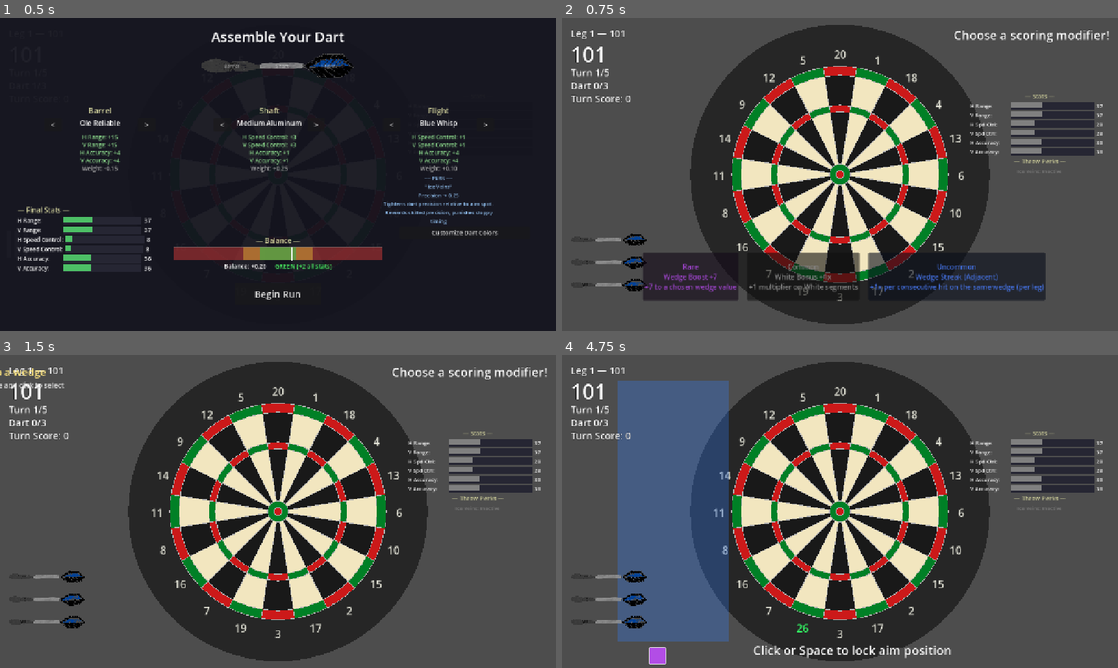
Above: before the commit, frames 1-4 (two rows, left to right).
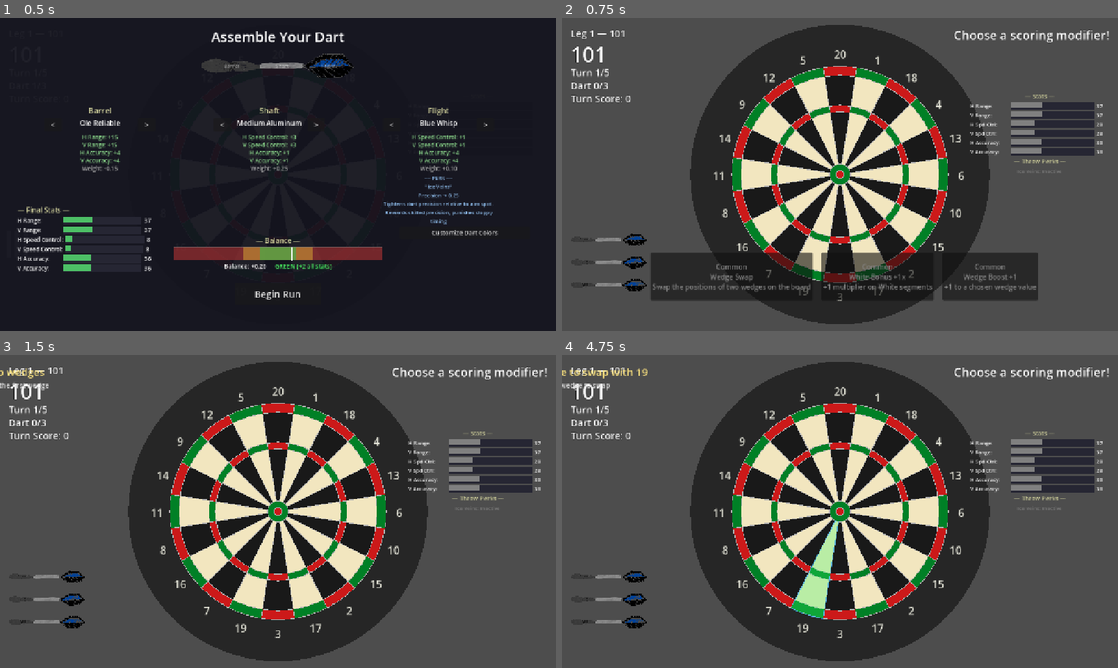
Above: after the commit, the same moments.

Repository: maxxBearr/darts-game
Game: Godot game, scene res://scenes/main.tscn
The game is run twice, just before and just after one commit, with the same random seed, the same clock (stepped at 60 frames per second) and the same inputs.
Inputs (mouse positions are in pixels of both pictures, inside the frame that each line leads up to):
- Up to frame 1 (0.5 s): no input
- Up to frame 2 (0.75 s): click "Begin Run" at 0.5 s
- Up to frame 3 (1.5 s): click "Rare Wedge Boost +7 +7 to a c…" (after the commit: "Common Wedge Swap Swap the po…") at 1.25 s
- Up to frame 4 (4.75 s): tap Enter at 2, 2.1, 2.75, 3.5, 3.6, 4.25 s; move the mouse to (962, 495) at 2.02 s; hold Up (ui_up) 2.03-2.75 s; click (962, 495) at 2.17 s; tap Space at 2.27 s; drag from (728, 527) to (812, 574) at 2.77 s; move the mouse to (895, 442) at 3.52 s; hold Up (ui_up) 3.53-4.25 s; drag from (812, 574) to (673, 464) at 4.27 s

Frame 1 is identical in both runs. In frame 2, 2.6% of the frame differs, in the area x 14-87%, y 74-91%; in frame 3, 0.2%; in frame 4, 19%, in the area x 0-99%, y 4-99%.

Commit message:
wedge color swap item

Diff:
--- a/scripts/main.gd
+++ b/scripts/main.gd
@@ -479,7 +479,10 @@
 		_leg_phase = "wedge_picker"
 		_picker_selected_wedge = -1
 		dartboard.set_picker_mode(true)
-		hud.show_picker_header("Add +%d to a wedge" % modifier.bonus_value)
+		if modifier is ColorFlipModifier:
+			hud.show_picker_header("Flip a wedge's colors")
+		else:
+			hud.show_picker_header("Add +%d to a wedge" % modifier.bonus_value)
 		hud.show_picker_prompt("Hover over a wedge and click to select")
 	elif modifier.config_type == ScoringEnums.ConfigType.PICK_TWO_WEDGES:
 		_pending_modifier = modifier
@@ -805,8 +808,15 @@
 
 	if _pending_modifier.config_type == ScoringEnums.ConfigType.PICK_WEDGE:
 		var current_val: int = scoring_modifier_manager.get_effective_value(wedge_idx)
-		var new_val: int = current_val + _pending_modifier.bonus_value
-		hud.show_picker_prompt("Make %d into %d? Click to confirm, Escape to cancel" % [current_val, new_val])
+		if _pending_modifier is ColorFlipModifier:
+			var current_single: ScoringEnums.SegmentColor = scoring_modifier_manager.get_effective_color(wedge_idx, false)
+			var from_name: String = ColorFlipModifier.get_color_pair_name(current_single)
+			var to_single: ScoringEnums.SegmentColor = ScoringEnums.SegmentColor.WHITE if current_single == ScoringEnums.SegmentColor.BLACK else ScoringEnums.SegmentColor.BLACK
+			var to_name: String = ColorFlipModifier.get_color_pair_name(to_single)
+			hud.show_picker_prompt("Flip %d from %s to %s? Click to confirm, Escape to cancel" % [current_val, from_name, to_name])
+		else:
+			var new_val: int = current_val + _pending_modifier.bonus_value
+			hud.show_picker_prompt("Make %d into %d? Click to confirm, Escape to cancel" % [current_val, new_val])
 	elif _pending_modifier.config_type == ScoringEnums.ConfigType.PICK_TWO_WEDGES:
 		if _picker_selected_wedge < 0:
 			var val: int = scoring_modifier_manager.get_effective_value(wedge_idx)
--- a/scripts/modifier_registry.gd
+++ b/scripts/modifier_registry.gd
@@ -9,6 +9,7 @@
 const _StreakBonus = preload("res://scripts/modifiers/streak_bonus_modifier.gd")
 const _WedgeSwap = preload("res://scripts/modifiers/wedge_swap_modifier.gd")
 const _OddEvenBonus = preload("res://scripts/modifiers/odd_even_bonus_modifier.gd")
+const _ColorFlip = preload("res://scripts/modifiers/color_flip_modifier.gd")
 
 const MODIFIER_TYPES: Array = [
 	_ColorBonus,
@@ -16,6 +17,7 @@
 	_StreakBonus,
 	_WedgeSwap,
 	_OddEvenBonus,
+	_ColorFlip,
 ]
 
 
--- /dev/null
+++ b/scripts/modifiers/color_flip_modifier.gd
@@ -0,0 +1,48 @@
+class_name ColorFlipModifier
+extends ScoringModifier
+## Flips the color pair of a chosen wedge.
+## BLACK/RED becomes WHITE/GREEN, and vice versa.
+
+const COLOR_PAIR_NAMES: Dictionary = {
+	ScoringEnums.SegmentColor.BLACK: "Black/Red",
+	ScoringEnums.SegmentColor.WHITE: "White/Green",
+}
+
+
+func _init() -> void:
+	modifier_name = "Color Flip"
+	description = "Flip a wedge's colors (Black/Red ↔ White/Green)"
+	timing = ScoringEnums.ModifierTiming.ON_ACQUIRE
+	config_type = ScoringEnums.ConfigType.PICK_WEDGE
+
+
+func apply_to_board(_wedge_values: Array[int], wedge_colors: Array[Dictionary], config: Dictionary) -> void:
+	var idx: int = config["wedge_index"]
+	var entry: Dictionary = wedge_colors[idx]
+
+	if entry["single"] == ScoringEnums.SegmentColor.BLACK and entry["multi"] == ScoringEnums.SegmentColor.RED:
+		entry["single"] = ScoringEnums.SegmentColor.WHITE
+		entry["multi"] = ScoringEnums.SegmentColor.GREEN
+	elif entry["single"] == ScoringEnums.SegmentColor.WHITE and entry["multi"] == ScoringEnums.SegmentColor.GREEN:
+		entry["single"] = ScoringEnums.SegmentColor.BLACK
+		entry["multi"] = ScoringEnums.SegmentColor.RED
+
+	wedge_colors[idx] = entry
+
+
+static func get_color_pair_name(single_color: ScoringEnums.SegmentColor) -> String:
+	return COLOR_PAIR_NAMES.get(single_color, "Unknown")
+
+
+static func get_pool_weight() -> int:
+	return 15
+
+
+static func get_rarity_weights() -> Array[int]:
+	return [100, 0, 0]
+
+
+static func generate(_rarity_tier: ScoringEnums.Rarity) -> ColorFlipModifier:
+	var mod: ColorFlipModifier = ColorFlipModifier.new()
+	mod.rarity_tier = ScoringEnums.Rarity.COMMON
+	return mod
Not shown, added: scripts/modifiers/color_flip_modifier.gd.uid
